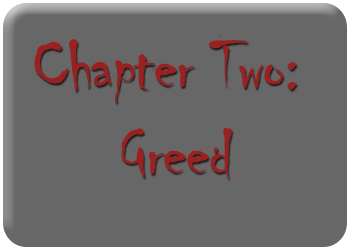
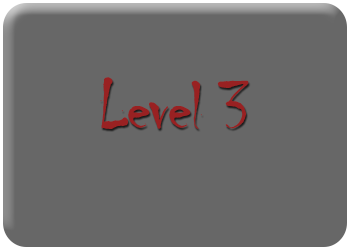
Revision of a layered 350x250 image; what changed, layer by layer:
renamed "Chapter Two: Greed" to "Level 3", painted on it over [34,34,297,179]
